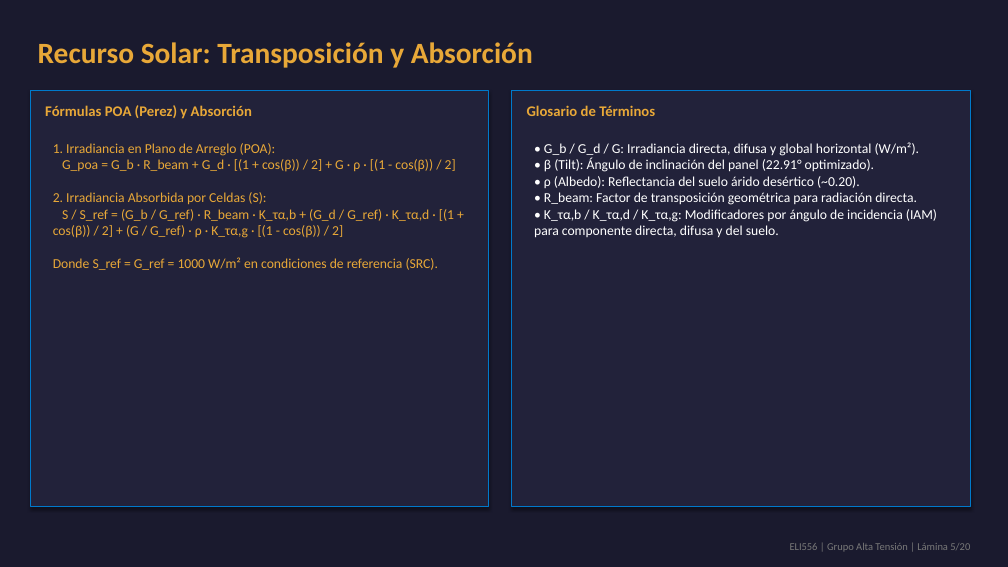
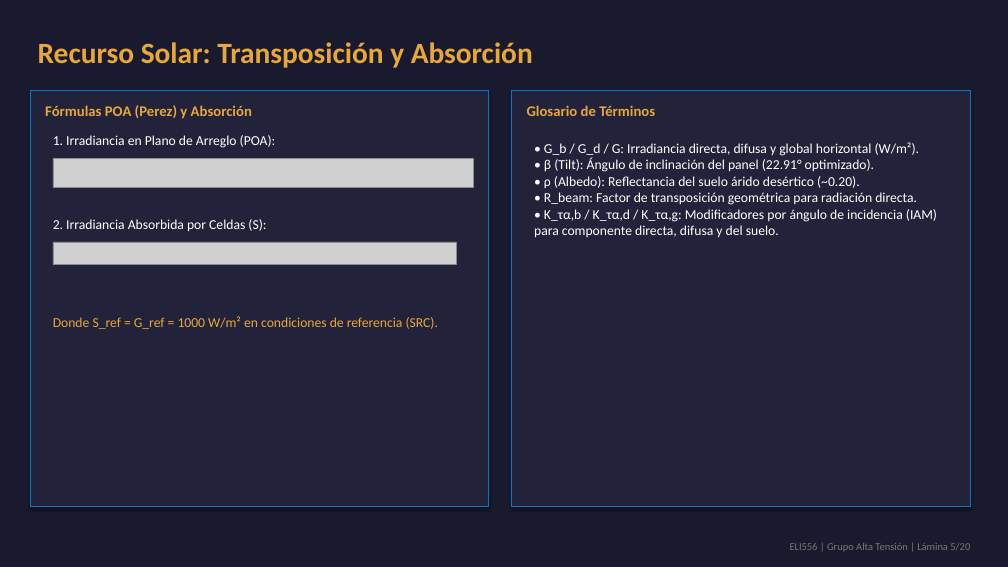
Before and after one commit to theChosen16/t2-paneles, a slide deck: slide 5 of output/Presentacion_Final_ELI556_Atacama.pptx. Drawn at 1008x567 pixels with LibreOffice and Linux fonts; fonts in the diff are those of the drawing; grey boxes stand for pictures. Boxes give left, top, right and bottom in pixels: in the first picture for what was removed or moved away, otherwise in the second. Text is boxed around its words. In the diff, an @@ line names an element or a change of style, - is before the commit and + after.

```diff
--- a/output/Presentacion_Final_ELI556_Atacama.pptx
+++ b/output/Presentacion_Final_ELI556_Atacama.pptx
@@ text removed at [53, 143, 456, 270] @@
-1. Irradiancia en Plano de Arreglo (POA):
-G_poa = G_b · R_beam + G_d · [(1 + cos(β)) / 2] + G · ρ · [(1 - cos(β)) / 2]
-2. Irradiancia Absorbida por Celdas (S):
-S / S_ref = (G_b / G_ref) · R_beam · K_τα,b + (G_d / G_ref) · K_τα,d · [(1 + cos(β)) / 2] + (G / G_ref) · ρ · K_τα,g · [(1 - cos(β)) / 2]
-Donde S_ref = G_ref = 1000 W/m² en condiciones de referencia (SRC).
@@ text added at [53, 135, 276, 148], 13 pt, text #FFFFFF @@
+1. Irradiancia en Plano de Arreglo (POA):
@@ picture added at [53, 159, 473, 188] @@
@@ text added at [53, 219, 266, 232], 13 pt, text #FFFFFF @@
+2. Irradiancia Absorbida por Celdas (S):
@@ picture added at [53, 242, 457, 265] @@
@@ text added at [53, 316, 438, 329], 13 pt, text #E8A838 @@
+Donde S_ref = G_ref = 1000 W/m² en condiciones de referencia (SRC).
```
Also in this commit, not shown: 6 other slides changed, 9 other files.
